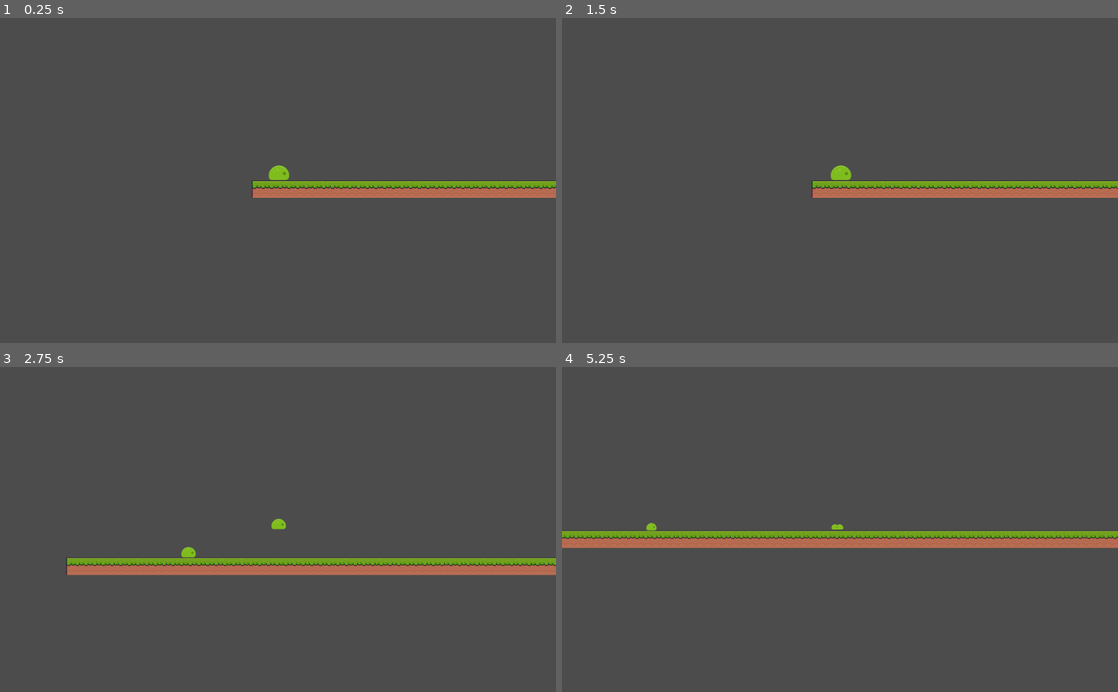
Above: before the commit, frames 1-4 (two rows, left to right).
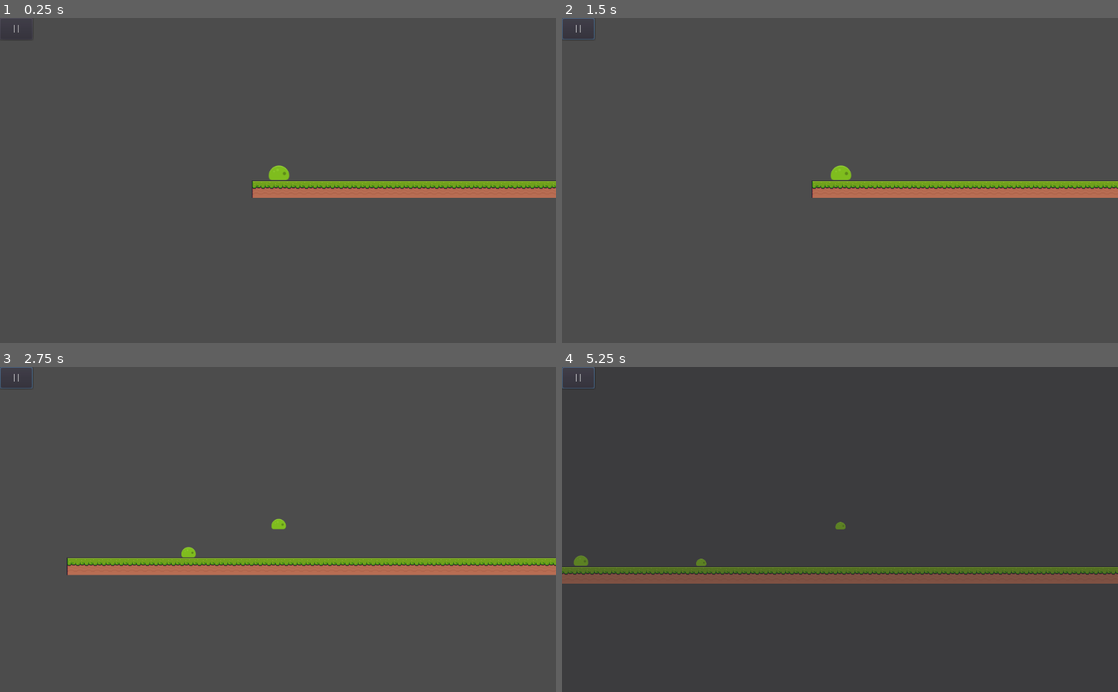
Above: after the commit, the same moments.

Repository: MGPAlpha/SlimeGame
Game: Godot game, scene res://main.tscn
The game is run twice, just before and just after one commit, with the same random seed, the same clock (stepped at 60 frames per second) and the same inputs.
Inputs (mouse positions are in pixels of both pictures, inside the frame that each line leads up to):
- Up to frame 1 (0.25 s): no input
- Up to frame 2 (1.5 s): click (578, 27) at 0.5 s, where only the run after the commit has a clickable "||"; tap Enter at 1.25 s; move the mouse to (962, 164) at 1.27 s; hold D (right) from 1.28 s (still down); right-click (962, 164) at 1.35 s
- Up to frame 3 (2.75 s): keep holding D (right); tap Space (jump) at 1.52, 2.27 s; move the mouse to (166, 545) at 2.02 s; click (166, 545) at 2.1 s
- Up to frame 4 (5.25 s): move the mouse to (895, 458) at 2.77 s; release D (right) at 2.78 s; hold A (left) 2.78-3.53 s; right-click (895, 458) at 2.85 s; move the mouse to (812, 594) at 3.52 s; hold D (right) 3.53-5.03 s; click (812, 594) at 3.6 s; tap Space (jump) at 3.77, 4.52 s; move the mouse to (1006, 578) at 4.27 s; right-click (1006, 578) at 4.35 s; tap Escape (pause, bound only after the commit) at 4.9 s; move the mouse to (673, 480) at 5.02 s; hold A (left) from 5.03 s (still down); click (673, 480) at 5.1 s

The runs differ from the first frame. In frame 1, less than 0.1% of the frame differs, in the area x 0-6%, y 2-7%; in frame 2, less than 0.1%; in frame 3, 0.5%; in frame 4, 11%, in the area x 0-100%, y 0-67%.

Commit message:
Basic Pause Functionality
Remapped Slime Split/Gather to Q/E
'P' pauses, as does clicking the button

Diff:
--- /dev/null
+++ b/Pause.gd
@@ -0,0 +1,28 @@
+extends Button
+
+
+# Declare member variables here. Examples:
+var paused = false
+onready var menu = $"../PauseMenu"
+
+
+# Called when the node enters the scene tree for the first time.
+func _ready():
+	pass # Replace with function body.
+
+func _input(event):
+	if event.is_action_pressed("pause"):
+		pause()
+
+func _pressed():
+	pause()
+
+func pause():
+	paused = !paused
+	get_tree().paused = paused
+	if menu:
+		menu.visible = paused
+
+# Called every frame. 'delta' is the elapsed time since the previous frame.
+#func _process(delta):
+#	pass
--- a/main.tscn
+++ b/main.tscn
@@ -1,8 +1,9 @@
-[gd_scene load_steps=8 format=2]
+[gd_scene load_steps=9 format=2]
 
 [ext_resource path="res://Prefabs/Slime.tscn" type="PackedScene" id=1]
 [ext_resource path="res://SlimeRoot.gd" type="Script" id=2]
 [ext_resource path="res://Assets/Pixel Adventure 1/Free/Terrain/Terrain (16x16).png" type="Texture" id=3]
+[ext_resource path="res://Pause.gd" type="Script" id=4]
 
 [sub_resource type="ConvexPolygonShape2D" id=3]
 points = PoolVector2Array( 0, 0, 16, 0, 16, 16, 0, 16 )
@@ -70,3 +71,24 @@
 
 [node name="Camera2D" type="Camera2D" parent="SlimeRoot"]
 current = true
+
+[node name="CanvasLayer" type="CanvasLayer" parent="."]
+pause_mode = 2
+
+[node name="PauseMenu" type="Panel" parent="CanvasLayer"]
+visible = false
+modulate = Color( 1, 1, 1, 0.392157 )
+anchor_right = 1.0
+anchor_bottom = 1.0
+__meta__ = {
+"_edit_use_anchors_": false
+}
+
+[node name="PauseButton" type="Button" parent="CanvasLayer"]
+margin_right = 60.0
+margin_bottom = 40.0
+text = "||"
+script = ExtResource( 4 )
+__meta__ = {
+"_edit_use_anchors_": false
+}
--- a/project.godot
+++ b/project.godot
@@ -16,6 +16,13 @@
 
 [input]
 
+ui_accept={
+"deadzone": 0.5,
+"events": [ Object(InputEventKey,"resource_local_to_scene":false,"resource_name":"","device":0,"alt":false,"shift":false,"control":false,"meta":false,"command":false,"pressed":false,"scancode":16777221,"physical_scancode":0,"unicode":0,"echo":false,"script":null)
+, Object(InputEventKey,"resource_local_to_scene":false,"resource_name":"","device":0,"alt":false,"shift":false,"control":false,"meta":false,"command":false,"pressed":false,"scancode":16777222,"physical_scancode":0,"unicode":0,"echo":false,"script":null)
+, Object(InputEventJoypadButton,"resource_local_to_scene":false,"resource_name":"","device":0,"button_index":0,"pressure":0.0,"pressed":false,"script":null)
+ ]
+}
 left={
 "deadzone": 0.5,
 "events": [ Object(InputEventKey,"resource_local_to_scene":false,"resource_name":"","device":0,"alt":false,"shift":false,"control":false,"meta":false,"command":false,"pressed":false,"scancode":65,"physical_scancode":0,"unicode":0,"echo":false,"script":null)
@@ -35,12 +42,19 @@
 "deadzone": 0.5,
 "events": [ Object(InputEventMouseButton,"resource_local_to_scene":false,"resource_name":"","device":0,"alt":false,"shi …(212 unchanged characters)…
 , Object(InputEventJoypadButton,"resource_local_to_scene":false,"resource_name":"","device":0,"button_index":7,"pressure":0.0,"pressed":false,"script":null)
+, Object(InputEventKey,"resource_local_to_scene":false,"resource_name":"","device":0,"alt":false,"shift":false,"control":false,"meta":false,"command":false,"pressed":false,"scancode":81,"physical_scancode":0,"unicode":0,"echo":false,"script":null)
  ]
 }
 merge={
 "deadzone": 0.5,
 "events": [ Object(InputEventMouseButton,"resource_local_to_scene":false,"resource_name":"","device":0,"alt":false,"shi …(212 unchanged characters)…
 , Object(InputEventJoypadButton,"resource_local_to_scene":false,"resource_name":"","device":0,"button_index":6,"pressure":0.0,"pressed":false,"script":null)
+, Object(InputEventKey,"resource_local_to_scene":false,"resource_name":"","device":0,"alt":false,"shift":false,"control":false,"meta":false,"command":false,"pressed":false,"scancode":69,"physical_scancode":0,"unicode":0,"echo":false,"script":null)
+ ]
+}
+pause={
+"deadzone": 0.5,
+"events": [ Object(InputEventKey,"resource_local_to_scene":false,"resource_name":"","device":0,"alt":false,"shift":false,"control":false,"meta":false,"command":false,"pressed":false,"scancode":16777217,"physical_scancode":0,"unicode":0,"echo":false,"script":null)
  ]
 }
 
